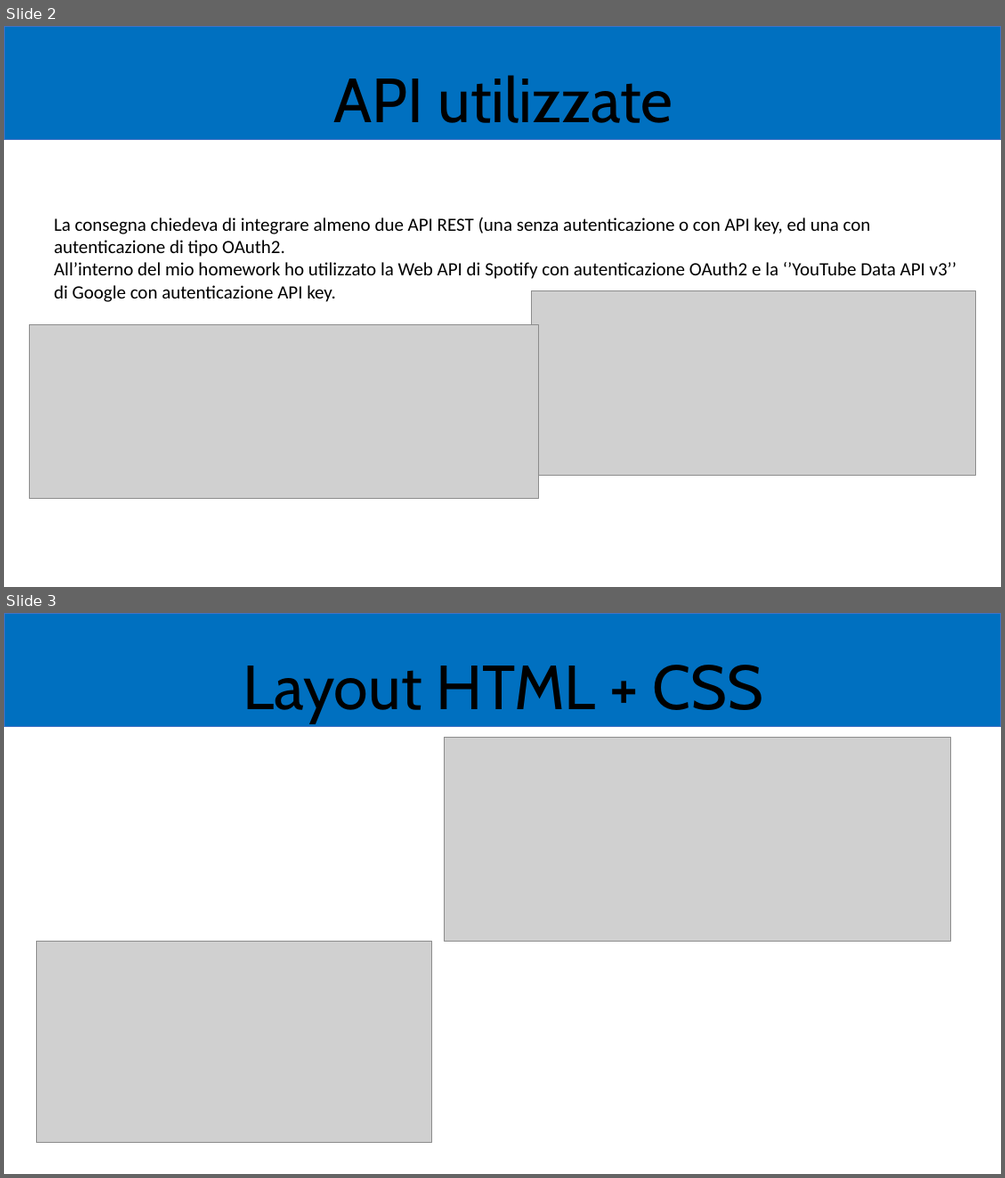
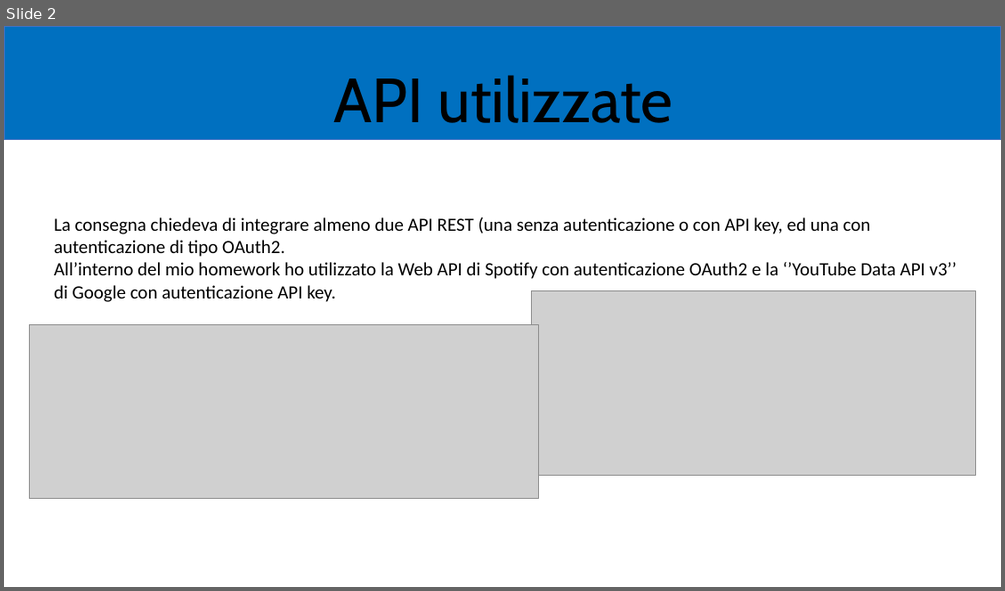
Before and after one commit to zChronoX/mhw3, a slide deck: mhw3.pptx. Shown one above the other, each under a label of ours: slides 2 and 3 before the commit, slide 2 after it. The pictures are 1005x1178 and 1005x591 pixels, drawn with LibreOffice and Linux fonts; fonts in the diff are those of the drawing; grey boxes stand for pictures. Boxes give left, top, right and bottom in pixels: in the first picture for what was removed or moved away, otherwise in the second. Text is boxed around its words. In the diff, an @@ line names an element or a change of style, - is before the commit and + after.

```diff
--- a/mhw3.pptx
+++ b/mhw3.pptx
@@ slide 3 removed at [4,613,1001,1174], background #FFFFFF @@
@@ rectangle removed at [4,613,1001,727] @@
@@ title removed at [243,665,764,723] @@
-Layout HTML + CSS
@@ picture removed at [445,737,951,941] @@
@@ picture removed at [37,941,432,1142] @@
```
Also in this commit, not shown: 7 slides added, 7 other slides removed.
